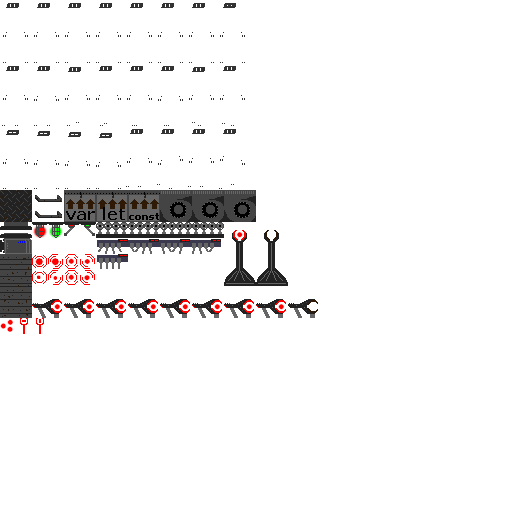
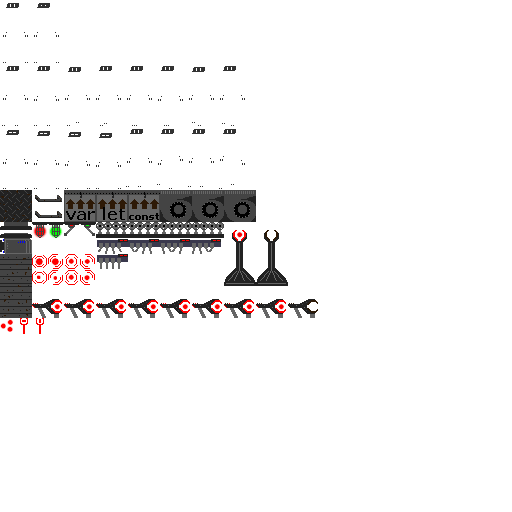
Revision of a layered 512 × 512 image; what changed, layer by layer:
painted on "Background" over [41, 3, 245, 63]
